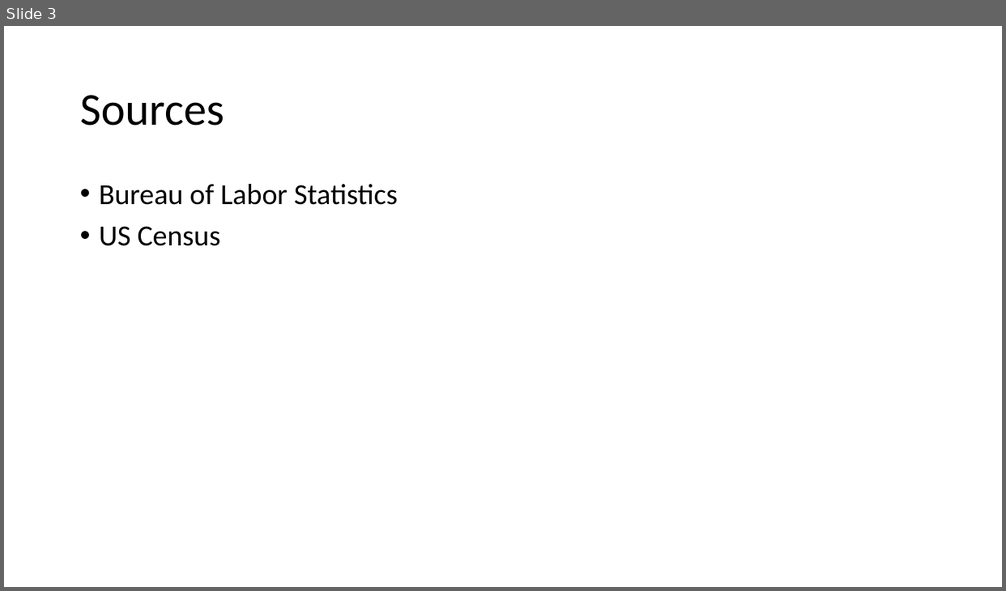
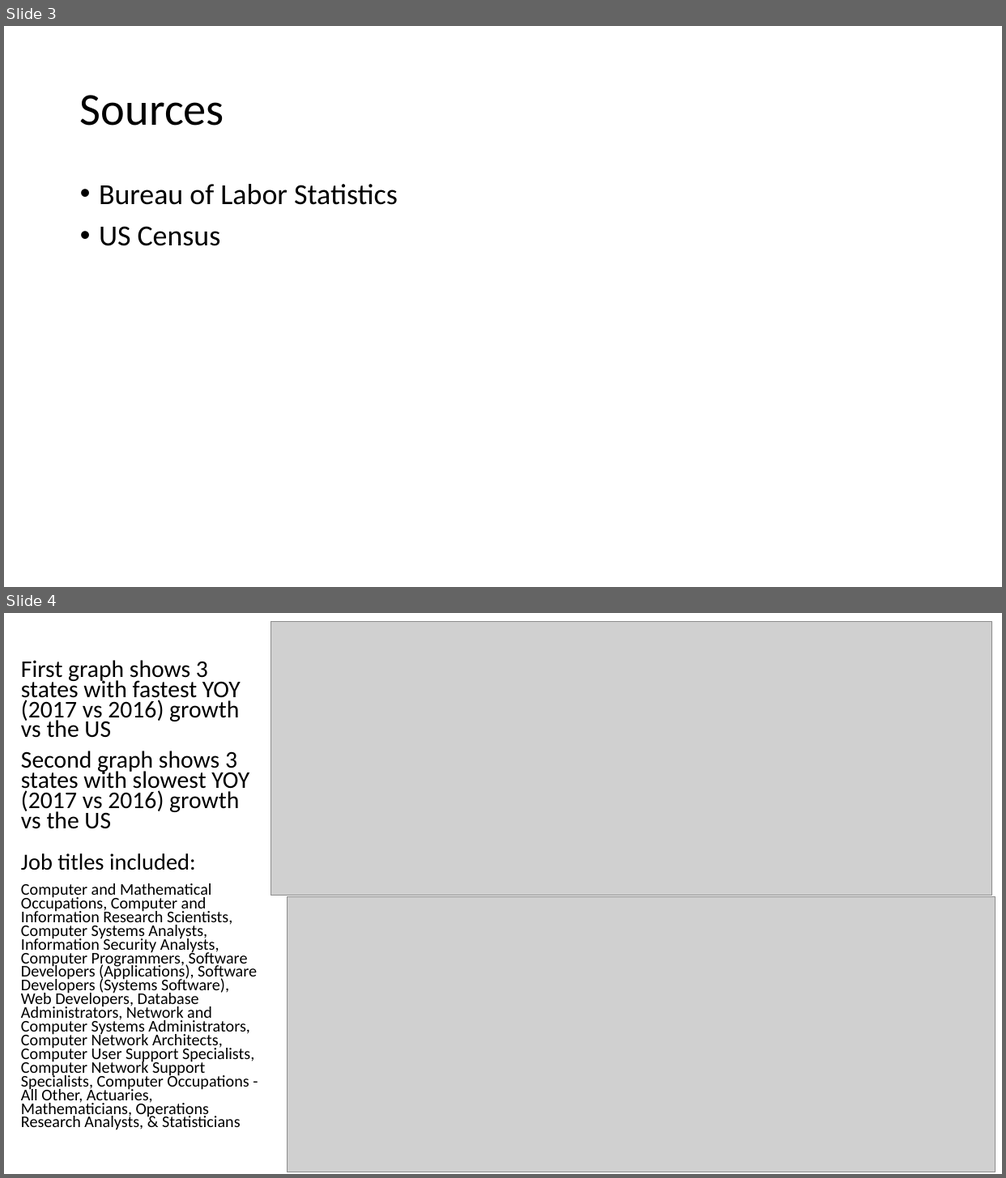
Before and after one commit to WCW789/Project1, a slide deck: Group_7_Presentation.pptx. Shown one above the other, each under a label of ours: slide 3 before the commit, slides 3 and 4 after it. The pictures are 1006x591 and 1006x1178 pixels, drawn with LibreOffice and Linux fonts; fonts in the diff are those of the drawing; grey boxes stand for pictures. Boxes give left, top, right and bottom in pixels: in the first picture for what was removed or moved away, otherwise in the second. Text is boxed around its words. In the diff, an @@ line names an element or a change of style, - is before the commit and + after.

Commit message:
Revised

```diff
--- a/Group_7_Presentation.pptx
+++ b/Group_7_Presentation.pptx
@@ slide 4 added at [4,613,1002,1174], background #FFFFFF @@
@@ picture added at [270,621,992,895] @@
@@ text added at [21,660,257,1131], 15.7 pt, text #000000 @@
+First graph shows 3 states with fastest YOY (2017 vs 2016) growth vs the US
+Second graph shows 3 states with slowest YOY (2017 vs 2016) growth vs the US
+Job titles included:
+Computer and Mathematical Occupations, Computer and Information Research Scientists, Computer Systems Analysts, Information Security Analysts, Computer Programmers, Software Developers (Applications), Software Developers (Systems Software), Web Developers, Database Administrators, Network and Computer Systems Administrators, Computer Network Architects, Computer User Support Specialists, Computer Network Support Specialists, Computer Occupations - All Other, Actuaries, Mathematicians, Operations Research Analysts, & Statisticians
@@ picture added at [287,897,995,1172] @@
```
Also in this commit, not shown: 3 other slides added, 4 slides removed.
